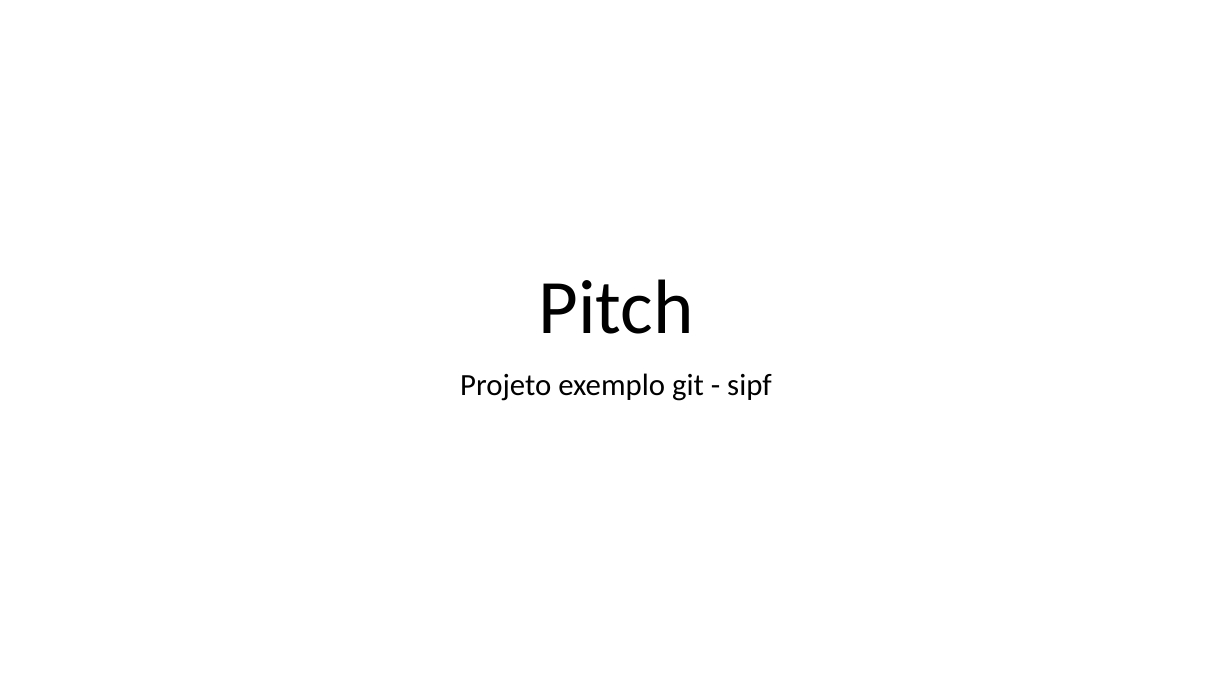
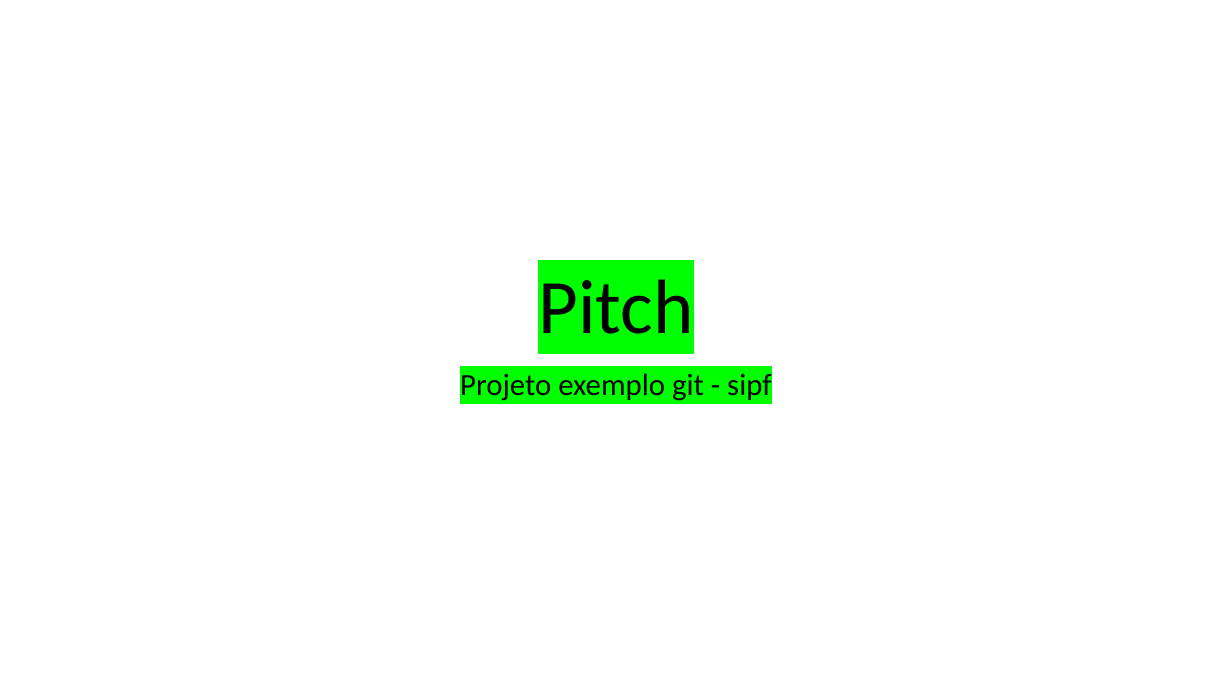
Before and after one commit to VictorYudi28/2SIPF-ProjetoExemplo-202, a slide deck: slide 1 of PastaDocumentos/Pitch-Projeto.pptx. Drawn at 1232x693 pixels with LibreOffice and Linux fonts; fonts in the diff are those of the drawing. Boxes give left, top, right and bottom in pixels: in the first picture for what was removed or moved away, otherwise in the second. Text is boxed around its words. In the diff, an @@ line names an element or a change of style, - is before the commit and + after.

Commit message:
Mudando a cor

```diff
--- a/PastaDocumentos/Pitch-Projeto.pptx
+++ b/PastaDocumentos/Pitch-Projeto.pptx
@@ title "Pitch" at (538, 279, 693, 334): highlight none to #00FF00 @@
@@ subtitle "Projeto exemplo git - sipf" at (460, 373, 771, 401): highlight none to #00FF00 @@
```
